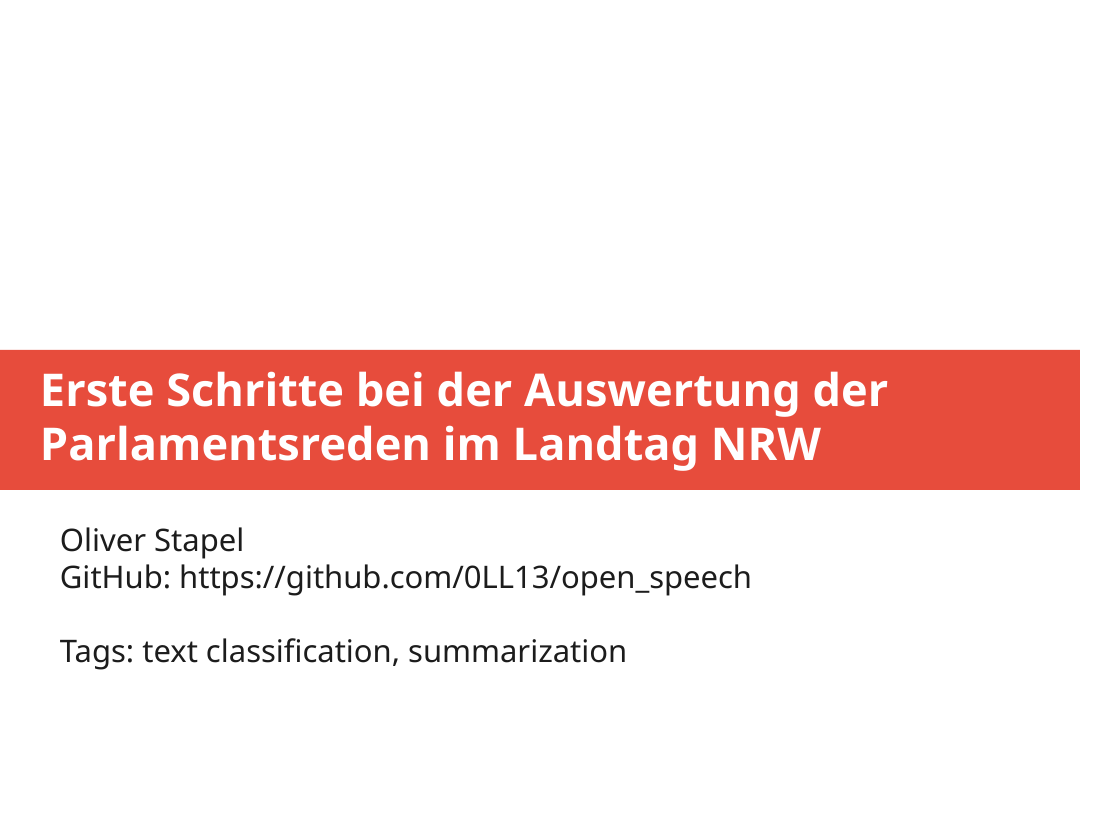
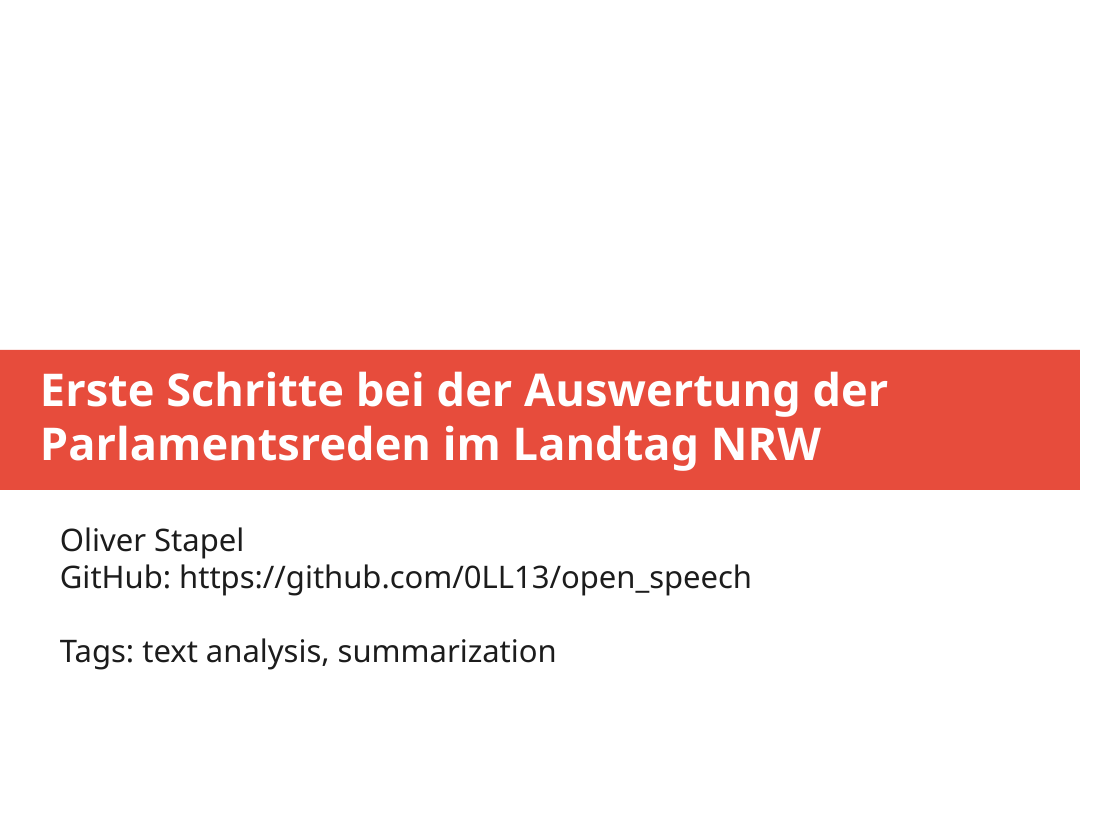
Before and after one commit to 0LL13/open_speech, a slide deck: slide 1 of speech_analysis.odp. Drawn at 1120x840 pixels with LibreOffice and Linux fonts; fonts in the diff are those of the drawing. Boxes give left, top, right and bottom in pixels: in the first picture for what was removed or moved away, otherwise in the second. Text is boxed around its words. In the diff, an @@ line names an element or a change of style, - is before the commit and + after.

Commit message:
More qol adjustments for presentation

```diff
--- a/speech_analysis.odp
+++ b/speech_analysis.odp
@@ subtitle at (60,638,557,670): text changed @@
-Tags: text classification, summarization
+Tags: text analysis, summarization
```
Also in this commit, not shown: 2 other files.
